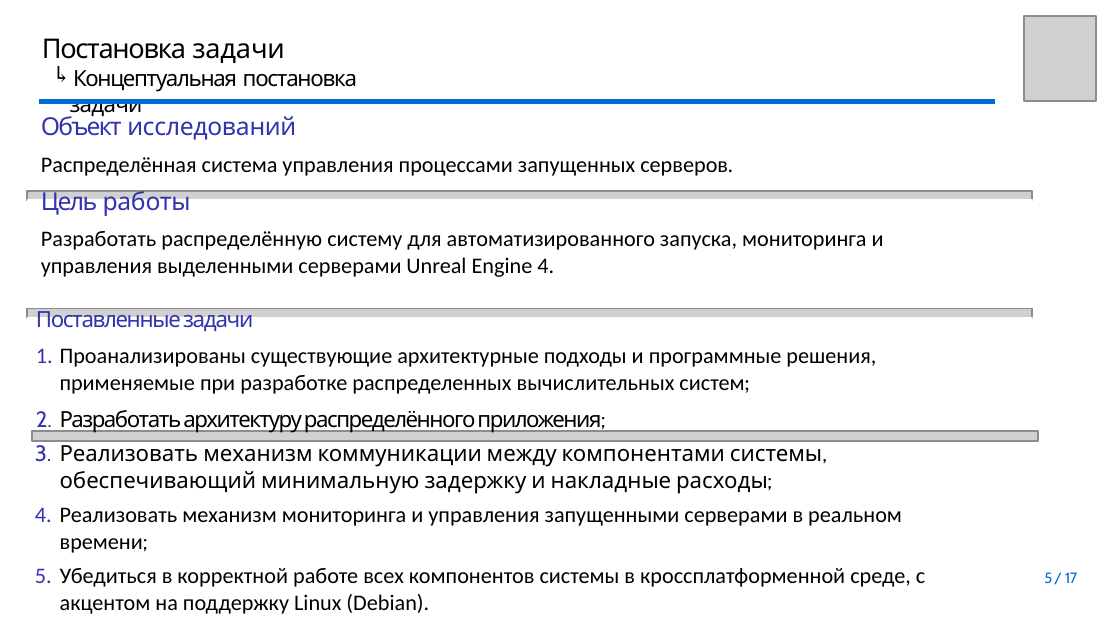
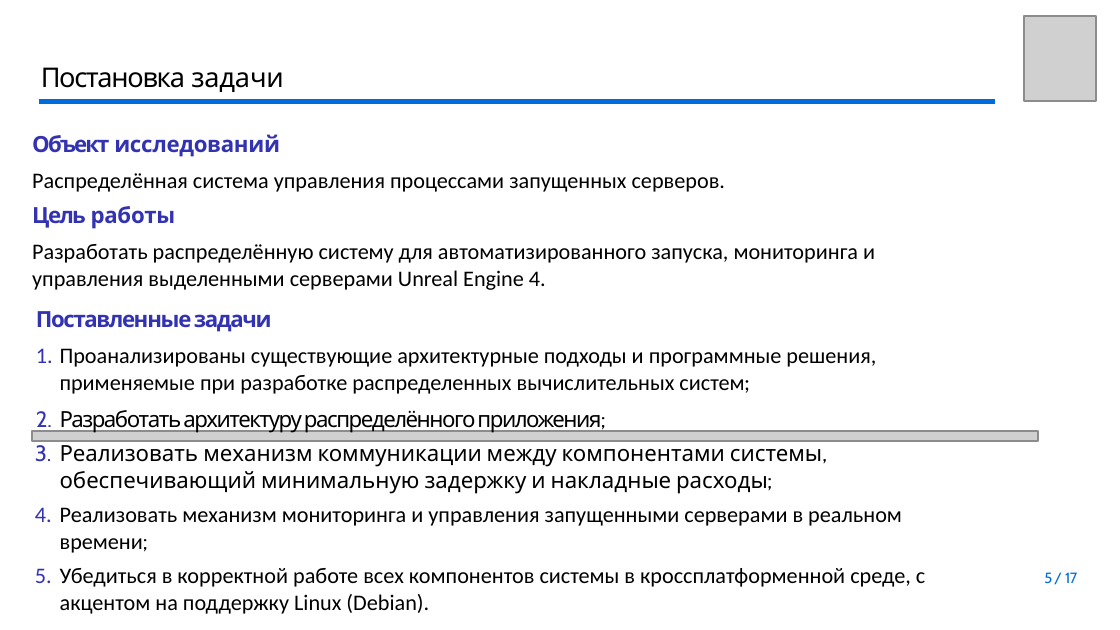
Before and after one commit to youngB0rrov/bmstu_doc, a slide deck: slide 5 of Master/Diploma/presentation/Презентация.pptx. Drawn at 1120x630 pixels with LibreOffice and Linux fonts; fonts in the diff are those of the drawing; grey boxes stand for pictures; background and template pictures are left out. Boxes give left, top, right and bottom in pixels: in the first picture for what was removed or moved away, otherwise in the second. Text is boxed around its words. In the diff, an @@ line names an element or a change of style, - is before the commit and + after.

```diff
--- a/Master/Diploma/presentation/Презентация.pptx
+++ b/Master/Diploma/presentation/Презентация.pptx
@@ title "Постановка задачи": place and size @@
-title "Постановка задачи" at <box>42,38,357,118</box>
+title "Постановка задачи" at <box>41,67,283,92</box>
@@ text removed at <box>46,62,71,83</box> @@
-↰
@@ title at <box>70,70,357,118</box>: paragraph removed @@
-Концептуальная постановка задачи
@@ text "Объект исследований": place and size @@
-text "Объект исследований" at <box>41,113,884,277</box>
+text "Объект исследований" at <box>32,134,875,290</box>
@@ text at <box>32,134,280,229</box>: size 10 to 9 pt, bold on in "Объект исследований", "Цель работы" @@
@@ group removed at <box>27,190,1031,435</box>: 2 pictures, 2 freeform shapes @@
@@ text at <box>36,311,272,332</box>: bold on in "Поставленные задачи" @@
```
Also in this commit, not shown: 9 other slides changed, 6 other files.
